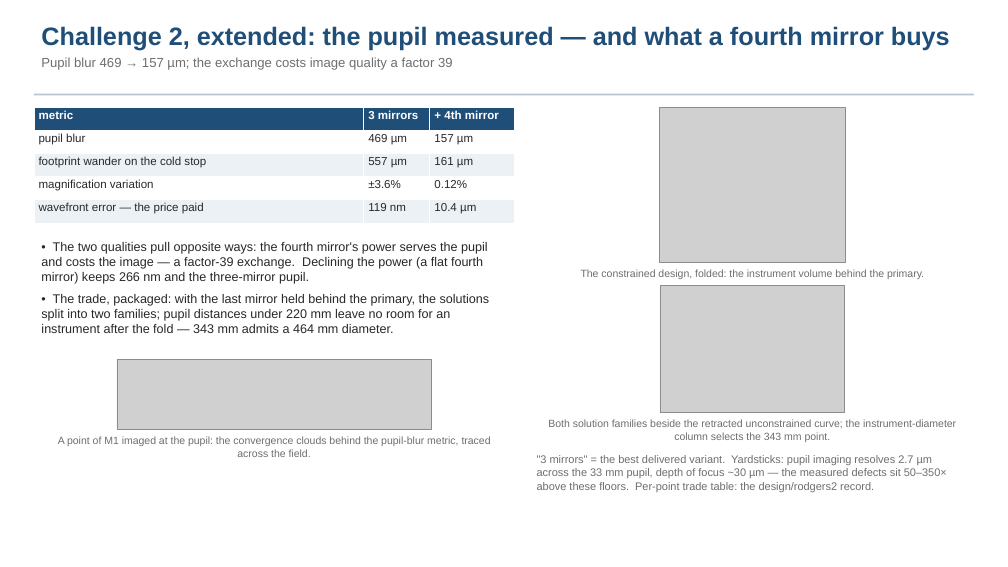
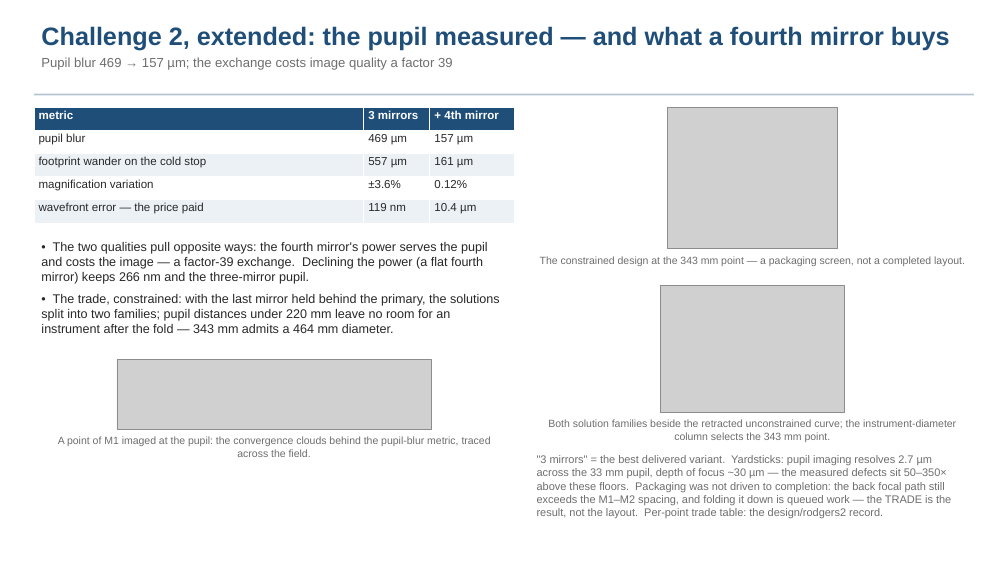
Before and after one commit to nasa-jpl/macos, a slide deck: slide 12 of demo_session/deck_keysight.pptx. Drawn at 1008x567 pixels with LibreOffice and Linux fonts; fonts in the diff are those of the drawing; grey boxes stand for pictures. Boxes give left, top, right and bottom in pixels: in the first picture for what was removed or moved away, otherwise in the second. Text is boxed around its words. In the diff, an @@ line names an element or a change of style, - is before the commit and + after.

```diff
--- a/demo_session/deck_keysight.pptx
+++ b/demo_session/deck_keysight.pptx
@@ picture: place and size @@
-picture at (659, 107, 845, 262)
+picture at (668, 107, 837, 249)
@@ text at (540, 256, 965, 266): text changed @@
-The constrained design, folded: the instrument volume behind the primary.
+The constrained design at the 343 mm point — a packaging screen, not a completed layout.
@@ text at (41, 294, 500, 333): text changed @@
-• The trade, packaged: with the last mirror held behind the primary, the solutions split into two families; pupil distances under 220 mm leave no room for an instrument after the fold — 343 mm admits a 464 mm diameter.
+• The trade, constrained: with the last mirror held behind the primary, the solutions split into two families; pupil distances under 220 mm leave no room for an instrument after the fold — 343 mm admits a 464 mm diameter.
@@ text at (537, 455, 951, 518): text changed @@
-"3 mirrors" = the best delivered variant. Yardsticks: pupil imaging resolves 2.7 µm across the 33 mm pupil, depth of focus ~30 µm — the measured defects sit 50–350× above these floors. Per-point trade table: the design/rodgers2 record.
+"3 mirrors" = the best delivered variant. Yardsticks: pupil imaging resolves 2.7 µm across the 33 mm pupil, depth of focus ~30 µm — the measured defects sit 50–350× above these floors. Packaging was not driven to completion: the back focal path still exceeds the M1–M2 spacing, and folding it down is queued work — the TRADE is the result, not the layout. Per-point trade table: the design/rodgers2 record.
```
Also in this commit, not shown: 4 other files.
